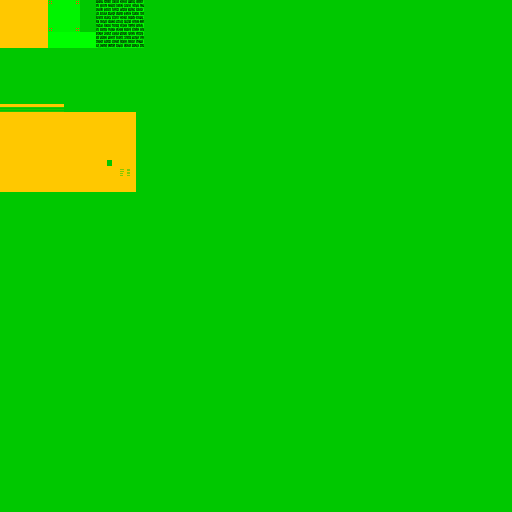
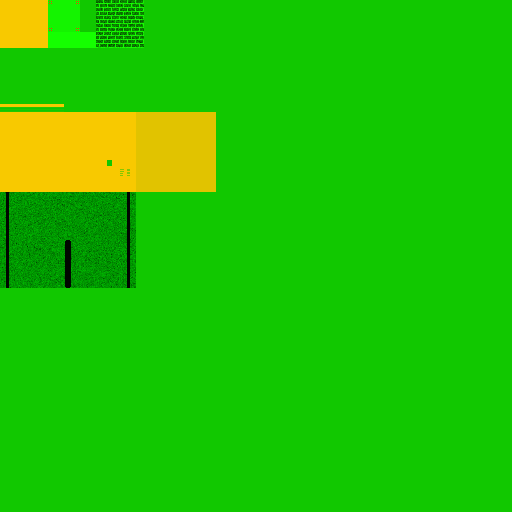
Two versions of the same layered image (512px x 512px). Layer-by-layer changes:
renamed "Roughness" to "Mat", painted on it over (0, 0, 512, 512)
removed layer "Metalness" over (0, 0, 512, 512)
removed layer "BG" over (0, 0, 512, 512)
